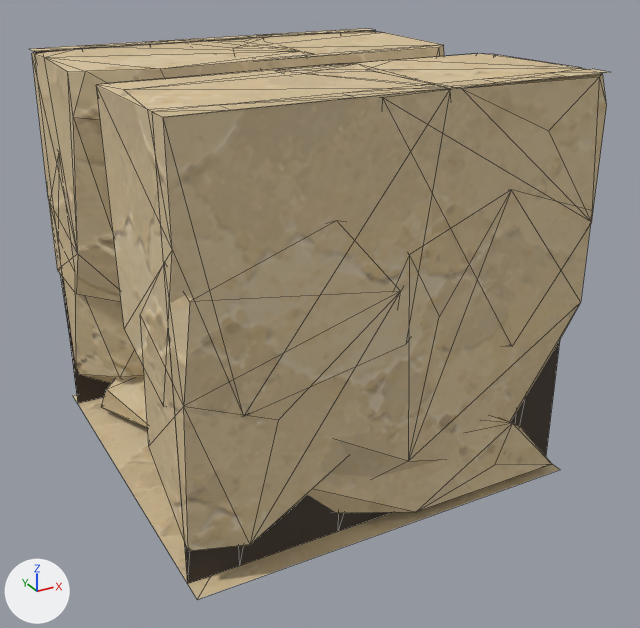
The glTF model assets/custom/models/ground_modules/ground_square_strip_02.glb, before and after one commit.
One viewpoint serves both versions: a camera (50 mm lens) standing at (-0.478, -1.401, 1.288) and looking at (0.526, 0.424, 0.376). Lighting does not change. The marker at lower left points along +X, +Y and +Z. The picture after the commit comes second. Mesh edges are drawn as thin lines.

The older version as bpy lines, for what is in view:
```python
mat_groundmodulerecess = principled_material('GroundModuleRecess')
mat_groundmodulerecess.base_color = (0.06, 0.045, 0.032)  # brown #453c32
mat_groundmodulerecess.roughness = 0.95
me_groundsquarestrip02_bodyreliefmesh = bpy.data.meshes.new('GroundSquareStrip02_BodyReliefMesh')
me_groundsquarestrip02_bodyreliefmesh.from_pydata(...)  # 277 vertices, 476 faces; spans x 0.0..1.0, y 0.0..1.0, z 0.0..1.0
# faces by material slot: [10, 10, 436, 20]
me_groundsquarestrip02_bodyreliefmesh.materials.append(mat_sandstone_plate_1_001)
me_groundsquarestrip02_bodyreliefmesh.materials.append(mat_sandstone_plate_7_001)
me_groundsquarestrip02_bodyreliefmesh.materials.append(mat_sandstone_plate_13_001)
me_groundsquarestrip02_bodyreliefmesh.materials.append(mat_groundmodulerecess)  # brown #453c32
ob_groundsquarestrip02_body = bpy.data.objects.new('GroundSquareStrip02_Body', me_groundsquarestrip02_bodyreliefmesh)
ob_groundsquarestrip02_body.location = (0.0, 0.0, 0.0)
```
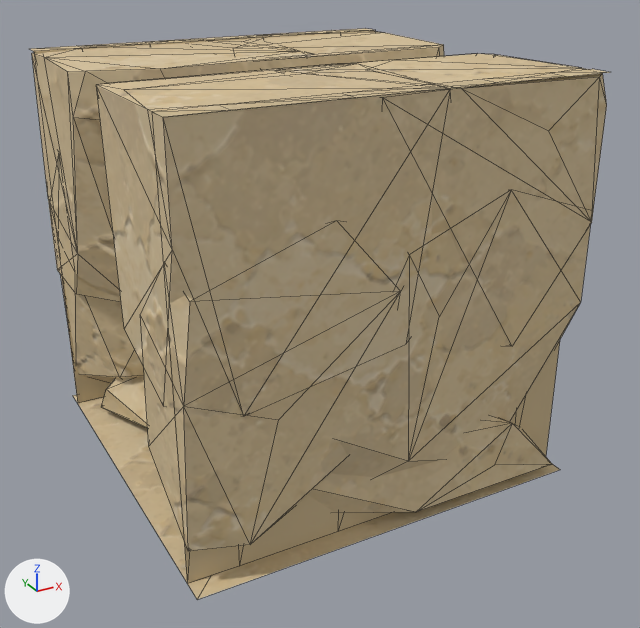
The change in detail:
Material 'GroundModuleRecess' (mat_groundmodulerecess) changes colour from brown #453c32 to beige #cdb890; in linear values from (0.06, 0.045, 0.032) to (0.61, 0.48, 0.28).

What differs and where, as boxes (x1, y1, x2, y2) in the pictures (640 x 628 px):
'GroundSquareStrip02_Body', recoloured: (32, 28, 560, 586) in both
